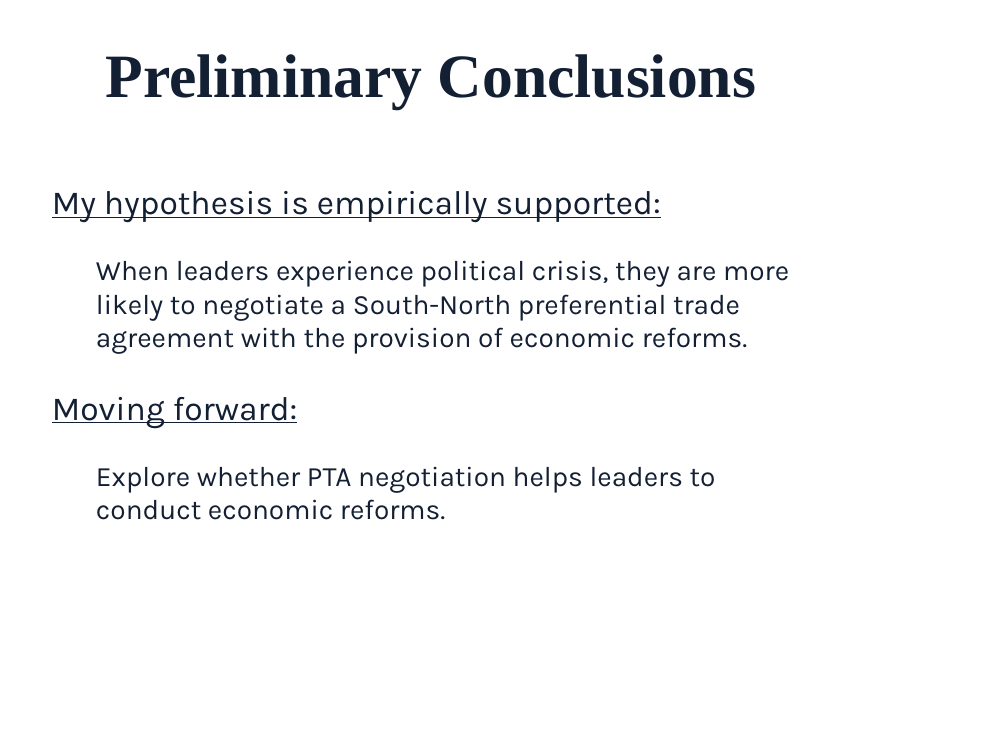
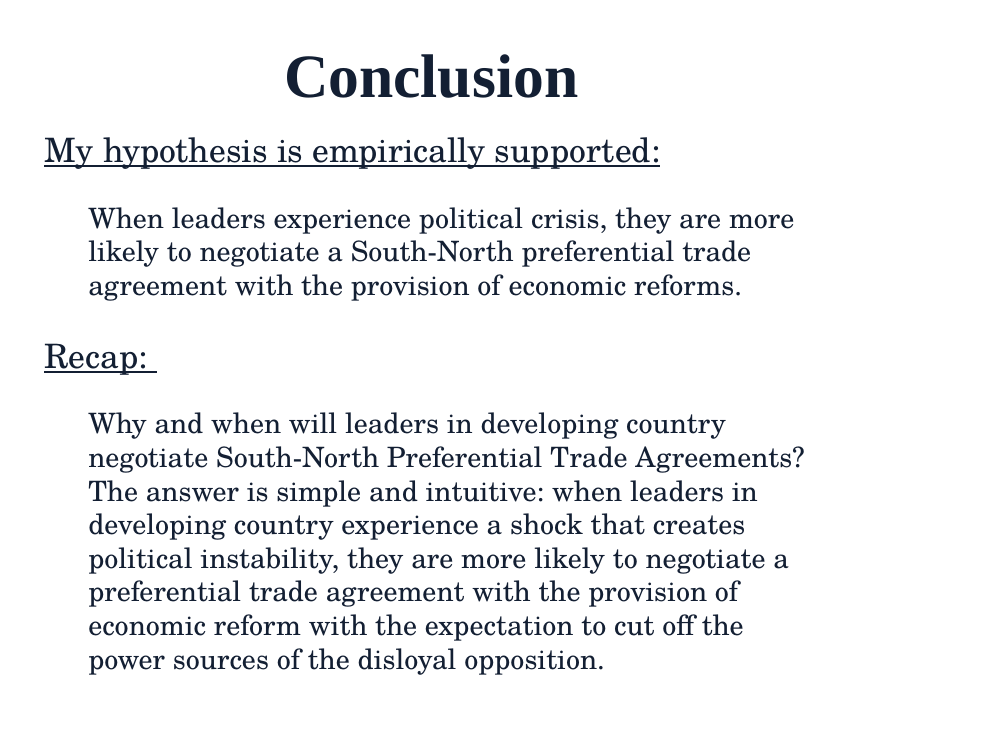
Before and after one commit to LucieLuS/First-year-Paper, a slide deck: slide 20 of Drafts at different points/Presentation slides_Sep10.pptx (slide 19 before the commit). Drawn at 1008x756 pixels with LibreOffice and Linux fonts; fonts in the diff are those of the drawing; background and template pictures are left out. Boxes give left, top, right and bottom in pixels: in the first picture for what was removed or moved away, otherwise in the second. Text is boxed around its words. In the diff, an @@ line names an element or a change of style, - is before the commit and + after.

```diff
--- a/Drafts at different points/Presentation slides_Sep10.pptx
+++ b/Drafts at different points/Presentation slides_Sep10.pptx
@@ title at (284,54,578,98): text changed @@
-Preliminary Conclusions
+Conclusion
@@ text "My hypothesis is empirically supported:": place and size @@
-text "My hypothesis is empirically supported:" at (52,191,789,520)
+text "My hypothesis is empirically supported:" at (44,137,804,675)
@@ text at (44,137,794,301): font Karla to TeX Gyre Schola in "My hypothesis is empirically supported:", "When leaders experience political crisis, they are ..." @@
@@ text at (44,343,804,675): text changed; font Karla to TeX Gyre Schola @@
-Moving forward:
-  Explore whether PTA negotiation helps leaders to conduct economic reforms.
+Recap:
+  Why and when will leaders in developing country negotiate South-North Preferential Trade Agreements? The answer is simple and intuitive: when leaders in developing country experience a shock that creates political instability, they are more likely to negotiate a preferential trade agreement with the provision of economic reform with the expectation to cut off the power sources of the disloyal opposition.
```
Also in this commit, not shown: 11 other slides changed, 1 slide added, 15 other files.
